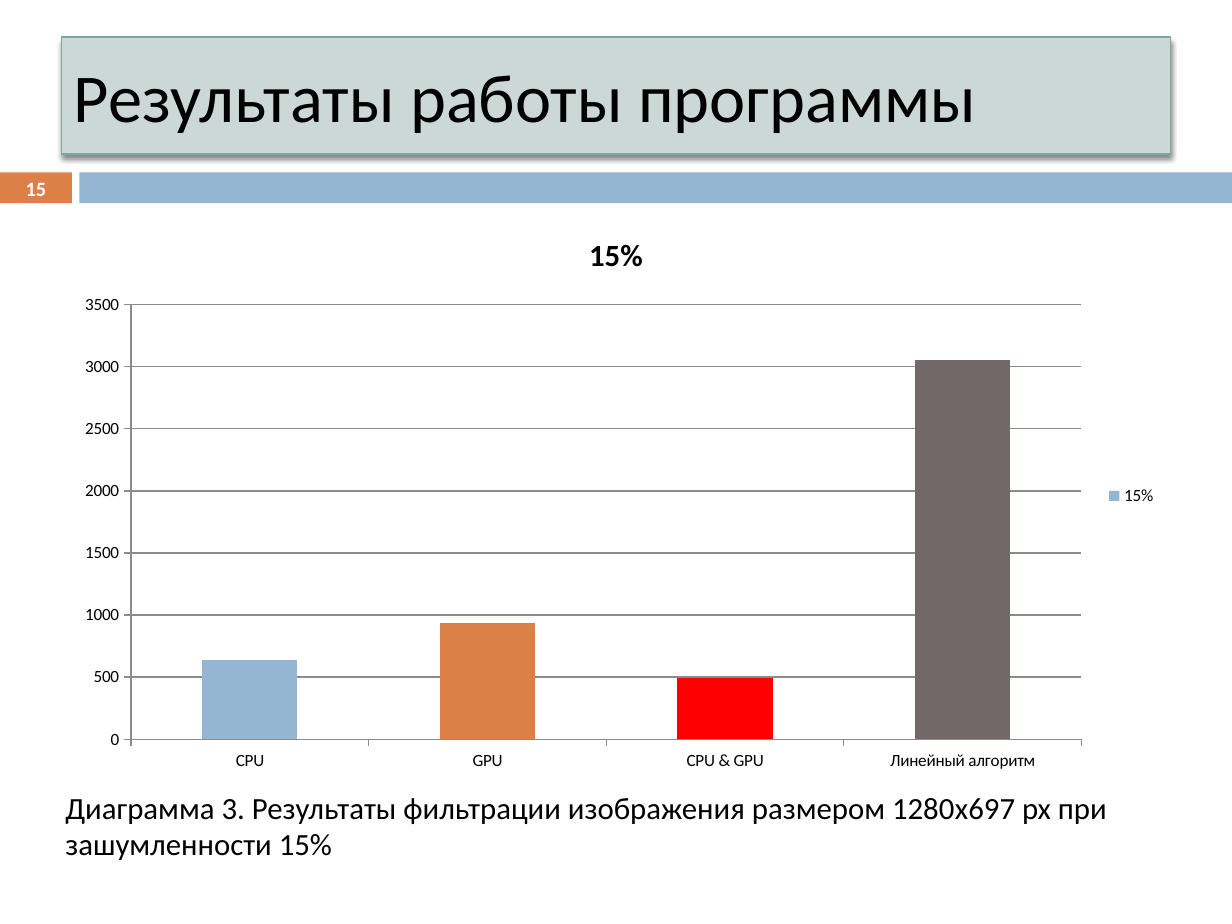
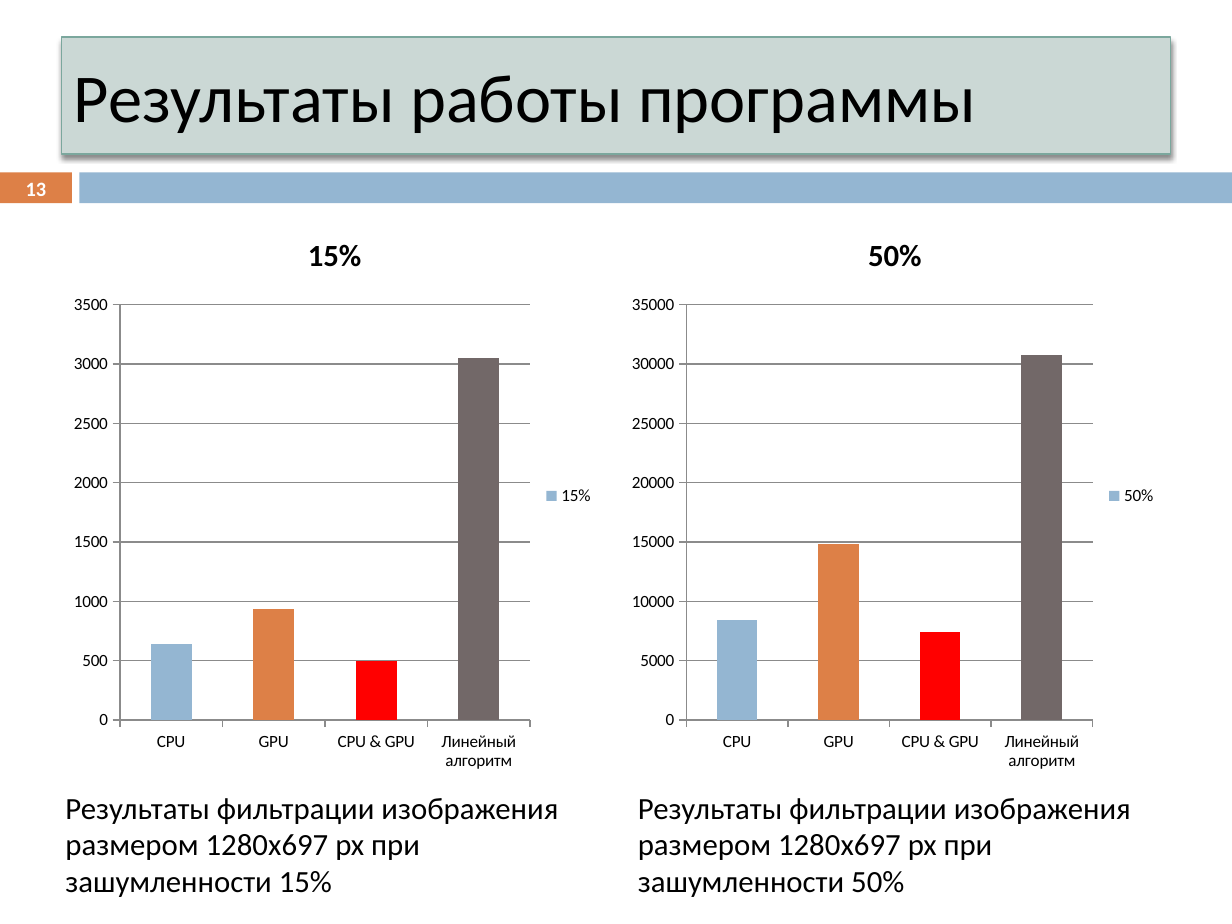
Before and after one commit to ustadenis/OpenCLImageFilter, a slide deck: slide 13 of Diplom/Презентация.pptx (slide 15 before the commit). Drawn at 1232x924 pixels with LibreOffice and Linux fonts; fonts in the diff are those of the drawing. Boxes give left, top, right and bottom in pixels: in the first picture for what was removed or moved away, otherwise in the second. Text is boxed around its words. In the diff, an @@ line names an element or a change of style, - is before the commit and + after.

```diff
--- a/Diplom/Презентация.pptx
+++ b/Diplom/Презентация.pptx
@@ page number at (x1=26, y1=182, x2=47, y2=196): text changed @@
-15
+13
@@ column chart resized from (x1=63, y1=209, x2=1169, y2=782) to (x1=63, y1=209, x2=606, y2=782) @@
@@ column chart added at (x1=621, y1=209, x2=1169, y2=782) @@
+title "50%"
+categories: CPU, GPU, CPU & GPU, Линейный алгоритм
+50%: 8000, 15000, 7000, 31000
@@ text at (x1=65, y1=798, x2=558, y2=897): text changed @@
-Диаграмма 3. Результаты фильтрации изображения размером 1280x697 px при зашумленности 15%
+Результаты фильтрации изображения размером 1280x697 px при зашумленности 15%
@@ text added at (x1=638, y1=798, x2=1131, y2=897), 18 pt, text #000000 @@
+Результаты фильтрации изображения размером 1280x697 px при зашумленности 50%
```
Also in this commit, not shown: 3 other slides changed, 3 slides removed, 1 other file.
